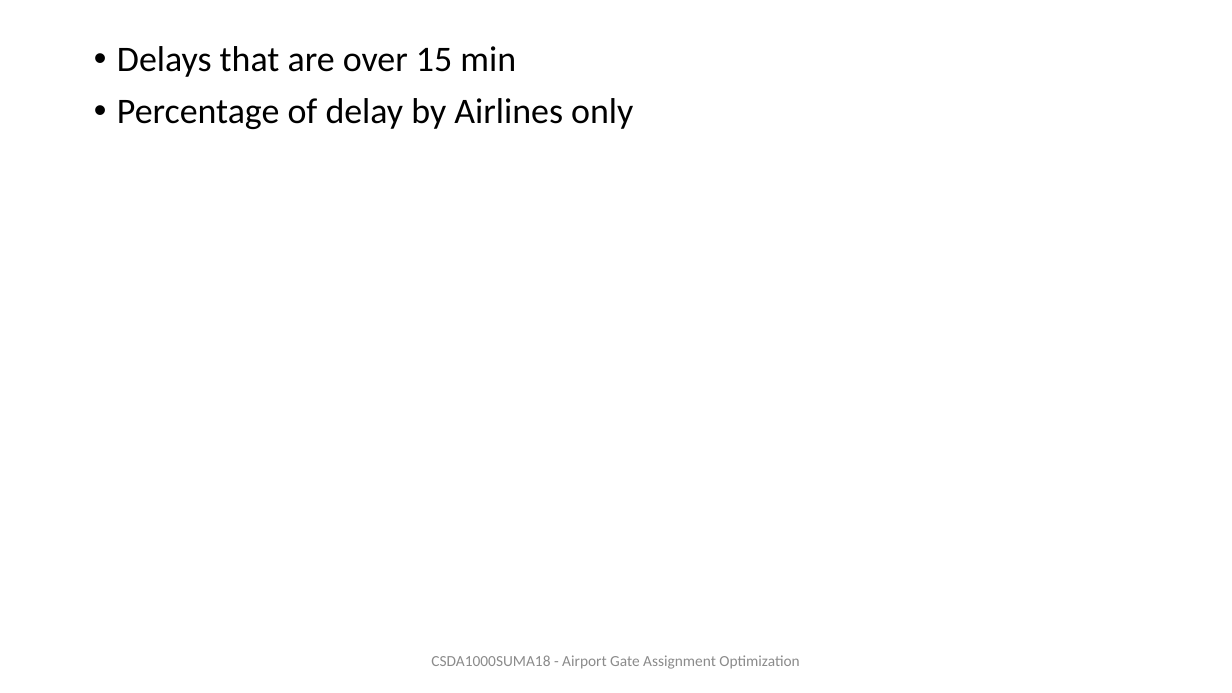
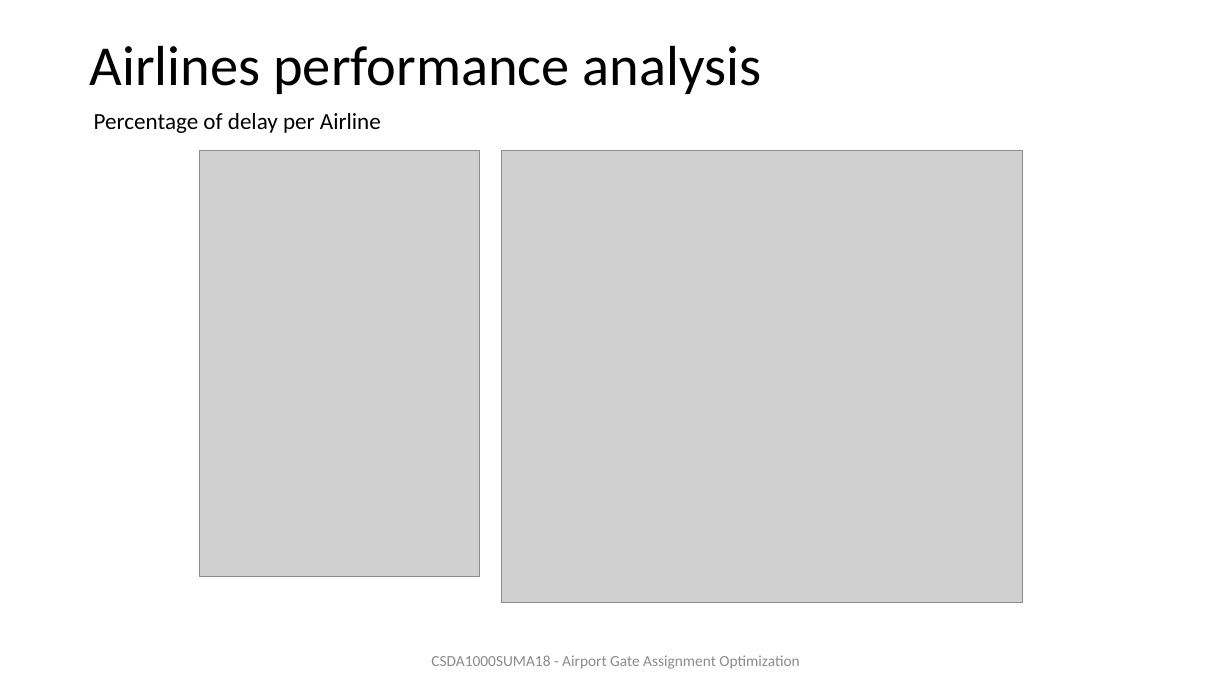
Before and after one commit to ivbsoftware/big-data-final, a slide deck: slide 9 of docs/slideshow/draft-Final Presentation.pptx (slide 10 before the commit). Drawn at 1232x693 pixels with LibreOffice and Linux fonts; fonts in the diff are those of the drawing; grey boxes stand for pictures. Boxes give left, top, right and bottom in pixels: in the first picture for what was removed or moved away, otherwise in the second. Text is boxed around its words. In the diff, an @@ line names an element or a change of style, - is before the commit and + after.

Commit message:
updated slideshow - Diana&Kate/uploaded excel
Airlines performance analysis

```diff
--- a/docs/slideshow/draft-Final Presentation.pptx
+++ b/docs/slideshow/draft-Final Presentation.pptx
@@ title added at (90, 45, 762, 94), 44 pt, text #000000 @@
+Airlines performance analysis
@@ text removed at (117, 46, 633, 129) @@
-• Delays that are over 15 min
-• Percentage of delay by Airlines only
@@ text added at (94, 113, 381, 133), 18 pt, text #000000 @@
+Percentage of delay per Airline
@@ picture added at (200, 150, 480, 577) @@
@@ picture added at (501, 150, 1023, 603) @@
```
Also in this commit, not shown: 10 other slides changed, 1 slide added, 1 slide removed, 1 other file.
